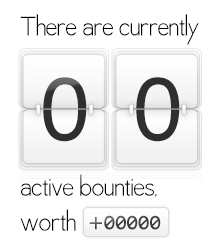
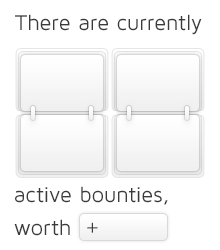
Revision of a layered w=220, h=250 image; what changed, layer by layer:
removed group "Shine" (2 layers) from group "<< Overlays >>" over bbox(24, 56, 199, 228)
removed layer "Bounty Count Shine" (was 30%) from group "Shine" over bbox(24, 56, 199, 98)
hid group "<< Text >>" (2nd of 2) (4 layers) over bbox(38, 75, 182, 234)
painted on "There are currently" over bbox(15, 14, 202, 45)
removed group "Left Flipper" (7 layers) from group "<< Background >>" over bbox(19, 49, 108, 170)
removed layer "Top Square -2" (1st of 2, in "<< Background >>" › "Left Flipper") from group "Left Flipper" over bbox(19, 49, 108, 108)
removed layer "Bottom Square -2" (1st of 2, in "<< Background >>" › "Left Flipper") from group "Left Flipper" over bbox(19, 111, 108, 170)
removed group "Right Flipper" (7 layers) from group "<< Background >>" over bbox(112, 49, 201, 170)
removed layer "Top Square -2" (2nd of 2, in "<< Background >>" › "Right Flipper") from group "Right Flipper" over bbox(112, 49, 201, 108)
added group "Flippers" with 14 layers in group "<< Background >>" over bbox(16, 49, 204, 177)
added group "Left" (6th of 6, in "<< Background >>" › "Flippers") with 6 layers in group "Flippers" over bbox(16, 49, 108, 177)
added layer "Top - 3" (1st of 2, in "<< Background >>" › "Flippers" › "Left") in group "Left" over bbox(16, 49, 108, 111)
added layer "Bottom - 3" (1st of 2, in "<< Background >>" › "Flippers" › "Left") in group "Left" over bbox(16, 115, 108, 177)
added group "Right" (6th of 6, in "<< Background >>" › "Flippers") with 6 layers in group "Flippers" over bbox(112, 49, 204, 177)
added layer "Top - 3" (2nd of 2, in "<< Background >>" › "Flippers" › "Right") in group "Right" over bbox(112, 49, 204, 111)
added layer "Bottom - 3" (2nd of 2, in "<< Background >>" › "Flippers" › "Right") in group "Right" over bbox(112, 115, 204, 177)
painted on "active bounties, worth" over bbox(14, 174, 168, 236)
…and 46 more changes (19 added, 3 painted, 24 removed, 2 renamed)
